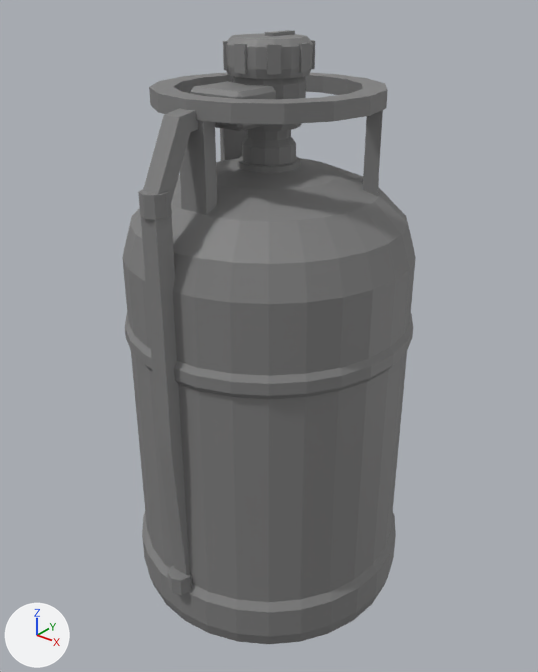
Two versions of the FBX model UnityProject/Assets/Itens/Botijao.fbx, one commit apart.
Camera for both pictures: a 50 mm lens placed at (0.449, -0.561, 0.64), pointed at (0.003, -0.004, 0.294). The axes (+X, +Y, +Z) are drawn at lower left. The lights are the same throughout. The older version comes first. Where no turn or scale is listed for an object, it has been applied to the vertices.

The older version as bpy lines, for what is in view:
```python
me_botijao = bpy.data.meshes.new('Botijao')
me_botijao.from_pydata(...)  # 678 vertices, 730 faces; spans x -0.152..0.152, y -0.163..0.152, z 0.0..0.56
me_botijao.materials.append(mat_dc_m_itens_atlas)  # picture img_dc_t_itens_atlas_png
me_registro_botijao = bpy.data.meshes.new('Registro_Botijao')
me_registro_botijao.from_pydata(...)  # 138 vertices, 134 faces; spans x -0.041..0.041, y -0.041..0.041, z 0.0..0.035
me_registro_botijao.materials.append(mat_dc_m_itens_atlas)  # picture img_dc_t_itens_atlas_png
ob_botijao = bpy.data.objects.new('Botijao', me_botijao)
ob_botijao.location = (0.0, 0.0, 0.0)
ob_registro_botijao = bpy.data.objects.new('Registro_Botijao', me_registro_botijao)
ob_registro_botijao.location = (0.0, 0.0, 0.558)
```
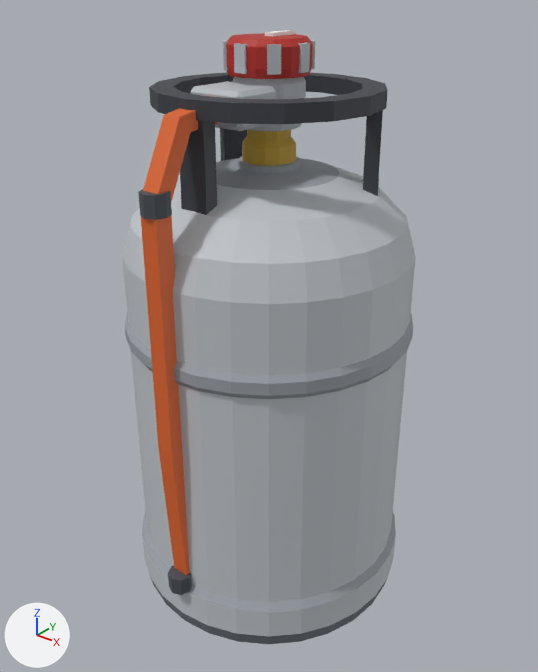
Boxes [x1, y1, x2, y2] around the edits, measured in the pictures (538 x 672 px):
part 1 of me_botijao, surface changed (lighter): [122, 73, 416, 642] in both
part 2 of me_registro_botijao, surface changed: [223, 30, 315, 79] in both

Patch to the scene script:
```diff
--- a/UnityProject/Assets/Itens/Botijao.fbx.py
+++ b/UnityProject/Assets/Itens/Botijao.fbx.py
@@ me_botijao @@
 me_botijao.from_pydata(...)  # 678 vertices, 730 faces; spans x -0.152..0.152, y -0.163..0.152, z 0.0..0.56
 # used by ob_botijao; location = (0.0, 0.0, 0.0)
+# me_botijao part 1: 730 kept faces spanning x -0.152..0.152, y -0.163..0.152, z 0.0..0.56 get new texture (UV) coordinates
 me_botijao.materials.append(mat_dc_m_itens_atlas)
@@ me_registro_botijao @@
 me_registro_botijao.from_pydata(...)  # 138 vertices, 134 faces; spans x -0.041..0.041, y -0.041..0.041, z 0.0..0.035
 # used by ob_registro_botijao; location = (0.0, 0.0, 0.558)
+# me_registro_botijao part 2: texture (UV) coordinates of 134 of 134 faces, centred in x -0.041..0.041, y -0.041..0.041, z 0.0..0.035, changed; they spanned u 0.04..0.24, v 0.93..0.96 and now span u 0.04..0.24, v 0.03..0.05
 me_registro_botijao.materials.append(mat_dc_m_itens_atlas)
```
